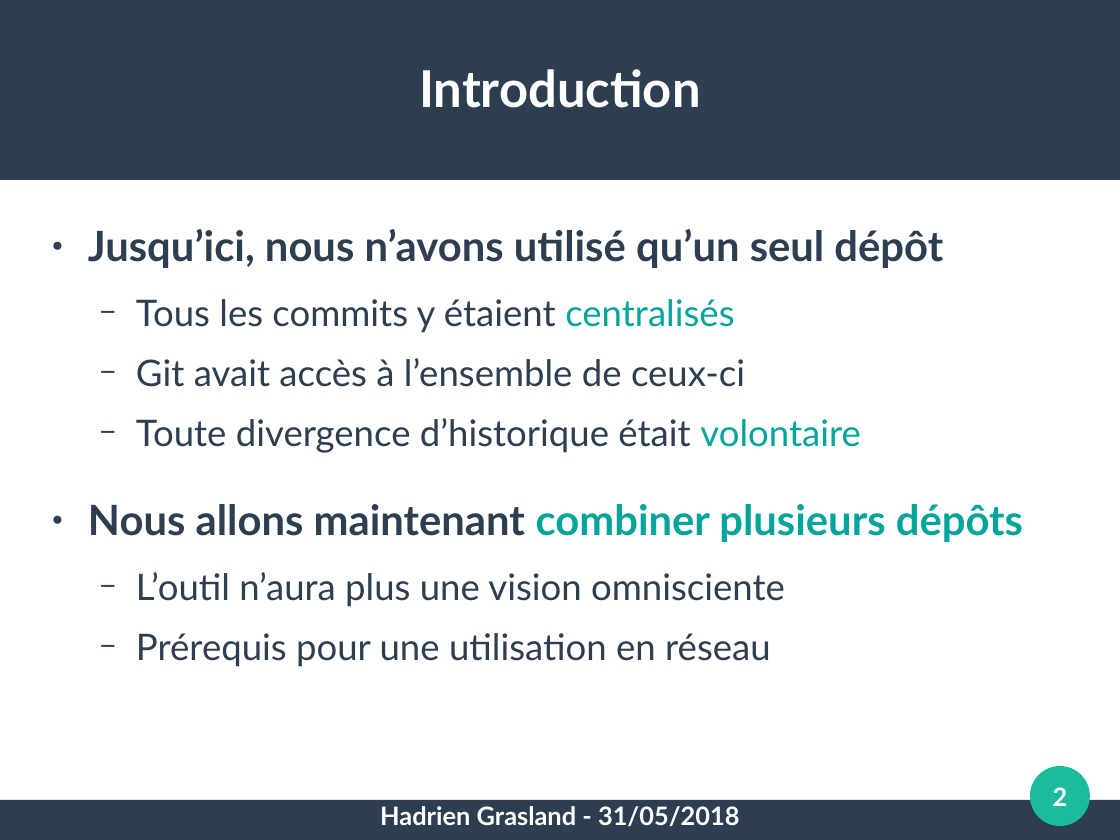
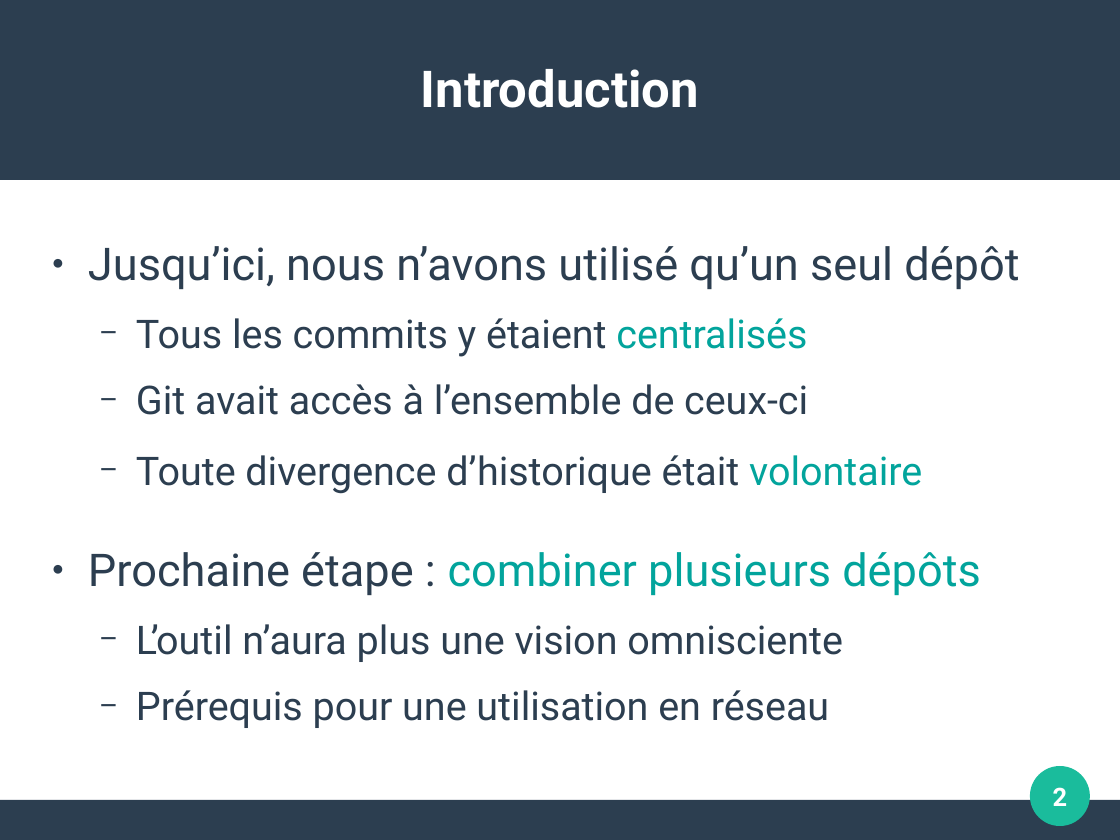
Before and after one commit to pushou/formation-git, a slide deck: slide 2 of Pres4-Distribution.odp. Drawn at 1120x840 pixels with LibreOffice and Linux fonts; fonts in the diff are those of the drawing. Boxes give left, top, right and bottom in pixels: in the first picture for what was removed or moved away, otherwise in the second. Text is boxed around its words. In the diff, an @@ line names an element or a change of style, - is before the commit and + after.

```diff
--- a/Pres4-Distribution.odp
+++ b/Pres4-Distribution.odp
@@ title "Introduction" at box(421, 69, 699, 108): font Lato to Roboto @@
@@ text "Jusqu’ici, nous n’avons utilisé qu’un ...": place and size @@
-text "Jusqu’ici, nous n’avons utilisé qu’un ..." at box(88, 229, 1023, 667)
+text "Jusqu’ici, nous n’avons utilisé qu’un ..." at box(88, 246, 1019, 728)
@@ text "Jusqu’ici, nous n’avons utilisé qu’un ..." at box(88, 246, 1019, 728): vertical alignment top to middle @@
@@ text at box(88, 246, 1019, 728): size 29.6 to 32 pt, bold off in "Jusqu’ici, nous n’avons utilisé qu’un seul dépôt"; font Lato to Roboto in "Jusqu’ici, nous n’avons utilisé qu’un seul dépôt", "Tous les commits y étaient centralisés", "Git avait accès à l’ensemble de ceux-ci", "Toute divergence d’historique était volontaire" and 2 more places; size 25.9 to 28 pt in "Tous les commits y étaient centralisés", "Git avait accès à l’ensemble de ceux-ci", "Toute divergence d’historique était volontaire", "L’outil n’aura plus une vision omnisciente" and 1 more places; line spacing 1 to 1.15; less space between paragraphs @@
@@ text at box(88, 552, 981, 596): text changed; size 29.6 to 32 pt; font Lato to Roboto; bold off @@
-● Nous allons maintenant combiner plusieurs dépôts
+● Prochaine étape : combiner plusieurs dépôts
@@ text removed at box(380, 806, 740, 827) @@
-Hadrien Grasland - 31/05/2018
```
Also in this commit, not shown: 9 other slides changed, 16 other files.
